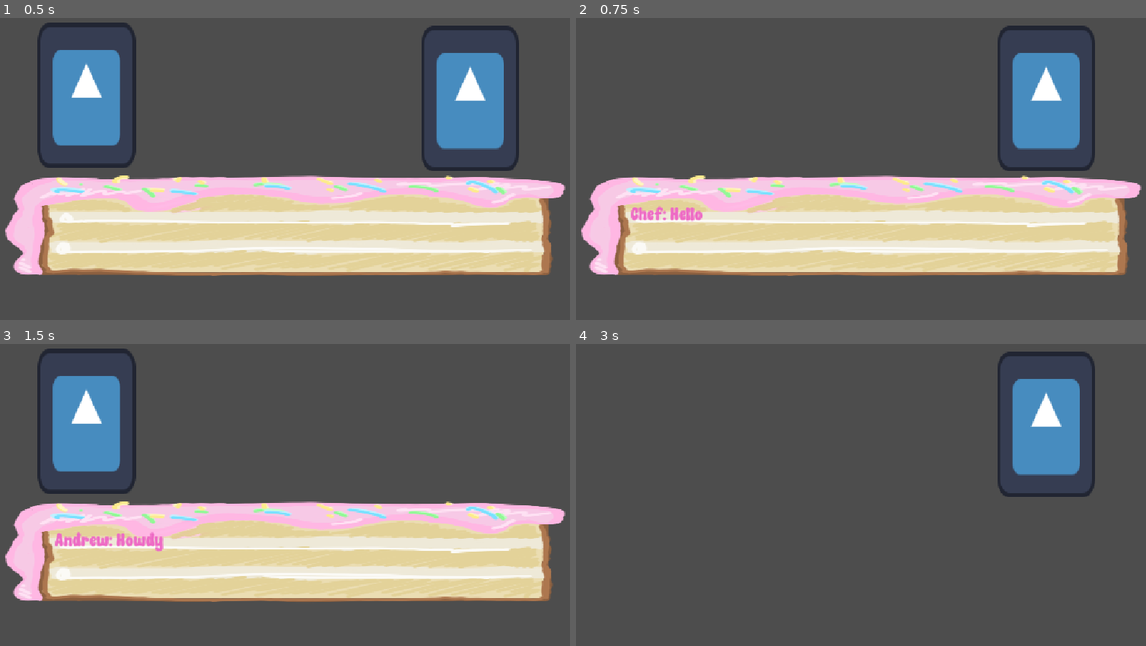
Above: before the commit, frames 1-4 (two rows, left to right).
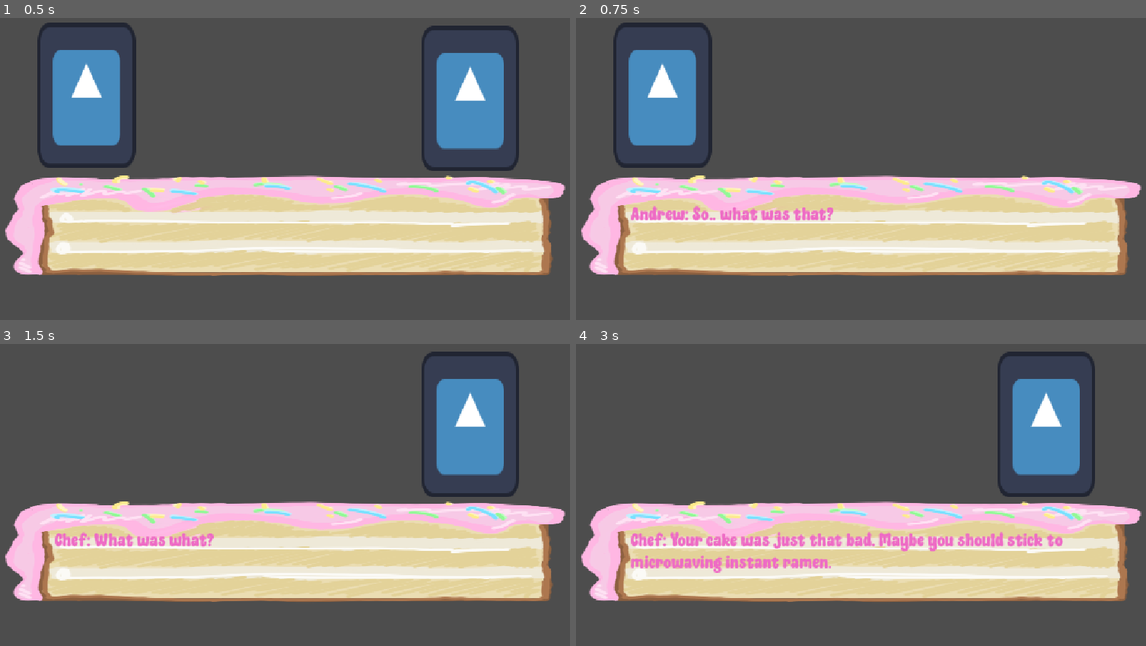
Above: after the commit, the same moments.

Repository: deanwinchestermygoat/Haven-Project
Game: Godot game, scene res://Dialogue.tscn
The game is run twice, just before and just after one commit, with the same random seed, the same clock (stepped at 60 frames per second) and the same inputs. Before the commit the project starts from res://node_2d.tscn. The engine's default icon, where the game draws it, is replaced by a stand-in: a white triangle on a blue panel in a dark square.
Inputs (mouse positions are in pixels of both pictures, inside the frame that each line leads up to):
- Up to frame 1 (0.5 s): no input
- Up to frame 2 (0.75 s): tap Enter (ui_accept) at 0.5 s; move the mouse to (872, 235) at 0.52 s; hold D (moveright) from 0.53 s (still down); click (872, 235) at 0.6 s
- Up to frame 3 (1.5 s): keep holding D (moveright); tap Enter (ui_accept) at 0.77, 1.25 s; move the mouse to (165, 491) at 1.27 s; click (165, 491) at 1.35 s
- Up to frame 4 (3 s): tap Enter (ui_accept) at 1.52, 2, 2.75 s; move the mouse to (923, 398) at 2.02 s; release D (moveright) at 2.03 s; hold A (moveleft) 2.03-2.78 s; click (923, 398) at 2.1 s; move the mouse to (832, 543) at 2.77 s; hold D (moveright) from 2.78 s (still down); click (832, 543) at 2.85 s

Frame 1 is identical in both runs. In frame 2, 11% of the frame differs, in the area x 6-92%, y 1-68%; in frame 3, 10%; in frame 4, 31%, in the area x 0-100%, y 52-86%.

Commit message:
i did stuff

Diff:
--- a/node_2d.tscn
+++ b/Dialogue.tscn
@@ -6,38 +6,68 @@
 [ext_resource type="Texture2D" uid="uid://dbu8rkjf88w6w" path="res://chocolate caku.png" id="2_epypp"]
 [ext_resource type="Texture2D" uid="uid://4q335xxs2p" path="res://icon.svg" id="5_q6r6c"]
 
-[sub_resource type="GDScript" id="GDScript_xwgne"]
+[sub_resource type="GDScript" id="GDScript_5h13y"]
+resource_name = "First"
 script/source = "extends RichTextLabel
-var text_number = 0
+var text_number = -1
 var click_state = false
+var waiting_for_choice = false
 @onready var text_box: TextureRect = $\"../Text Box\"
 @onready var rich_text_label: RichTextLabel = $\".\"
 @onready var button: Button = $\"../Button\"
 @onready var button_2: Button = $\"../Button2\"
 @onready var andrew_image: TextureRect = $\"../TextureRect2\"
 @onready var chef_image: TextureRect = $\"../TextureRect3\"
-var text_content1: Array[String] = [\"Andrew: Hi\",\"Chef: Hello\", \"Andrew: Howdy\", \"Chef: Hola\" ]
+var text_content1: Array = [
+		\"Andrew: So.. what was that?\",
+		\"Chef: What was what?\",
+		\"Andrew: How'd you win a baking competition with SOUP?\",
+		\"Chef: Your cake was just that bad. Maybe you should stick to microwaving instant ramen.\",
+		\"[exit_chef]\",
+		\"Andrew: Wow. I guess I just have to bake the best cake in the world to prove him wrong!\",
+		\"Andrew: Now where to start…\",
+		\"[fade_kitchen]\",
+		\"Andrew: So it says right here.. Best cake recipes for experienced bakers.\",
+		\"Andrew: I'm an experienced baker right?\",
+		\"[choice]\",
+	]
 var speaker_name = \"\"
 # Called when the node enters the scene tree for the first time.
 func _ready() -> void:
 	button.hide()
 	button_2.hide()
-
+	button.pressed.connect(_on_choice.bind(true))
+	button_2.pressed.connect(_on_choice.bind(false))
+func _on_choice(yes: bool) -> void:
+	waiting_for_choice = false
+	button.hide()
+	button_2.hide()
+	text_content1 = [\"Andrew: Alright! Looks like the first ingredient is milk.\"] if yes else [\"Andrew: What?? Alright then.. Top 10 easy dessert recipes for dummies..\"]
+	text_number = -1
+	click_state = true
 
 
 # Called every frame. 'delta' is the elapsed time since the previous frame.
 func _process(delta: float) -> void:
-	if Input.is_action_just_pressed(\"leftclick\"):
+	if Input.is_action_just_pressed(\"leftclick\") and not waiting_for_choice:
 		click_state = not click_state
 	if click_state == true:
 		text_number+=1
 		click_state = not click_state
-		if text_number>3:
+		if text_number>=text_content1.size():
 			rich_text_label.hide()
 			text_box.hide()
+			andrew_image.hide()
+			chef_image.hide()
 			text_number = 0
 		else:
 			text = text_content1[text_number]
+			if text == \"[choice]\":
+				text = text_content1[text_number - 1]
+				waiting_for_choice = true
+				button.show()
+				button_2.show()
+				return
 			speaker_name = text_content1[text_number].get_slice(\" \", 0)
 			if speaker_name == \"Andrew:\":
 				chef_image.hide()
@@ -45,10 +75,6 @@
 			elif speaker_name == \"Chef:\":
 				andrew_image.hide()
 				chef_image.show()
-			else:
-				andrew_image.hide()
-				chef_image.hide()
-
 
 
 
@@ -88,7 +114,7 @@
 theme_override_colors/default_color = Color(0.93333334, 0.41960785, 0.77254903, 1)
 theme_override_fonts/normal_font = ExtResource("2_0hol4")
 theme_override_font_sizes/normal_font_size = 30
-script = SubResource("GDScript_xwgne")
+script = SubResource("GDScript_5h13y")
 
 [node name="Button2" type="Button" parent="Text Interactions" unique_id=848184376]
 offset_left = 106.0
--- /dev/null
+++ b/Dialogue2.tscn
@@ -0,0 +1,65 @@
+[gd_scene format=3 uid="uid://cjx7e44bygfy5"]
+
+[ext_resource type="Texture2D" uid="uid://cn73fqixhqacx" path="res://text box.png" id="1_kefg3"]
+[ext_resource type="Texture2D" uid="uid://dbu8rkjf88w6w" path="res://chocolate caku.png" id="2_m8ffq"]
+[ext_resource type="FontFile" uid="uid://c8xlyi24xpfu4" path="res://SugarFlareDemoRegular-4nGED.otf" id="3_g4lbu"]
+[ext_resource type="Texture2D" uid="uid://ddydn6u84r4e4" path="res://strawberry caku.png" id="4_ys4ex"]
+[ext_resource type="Texture2D" uid="uid://4q335xxs2p" path="res://icon.svg" id="5_3k16q"]
+
+[node name="Text Aspect" type="Node2D" unique_id=799201127]
+
+[node name="Text Interactions" type="Node" parent="." unique_id=1288048653]
+
+[node name="Text Box" type="TextureRect" parent="Text Interactions" unique_id=2005708932]
+offset_left = -124.0
+offset_top = 246.0
+offset_right = 2103.4192
+offset_bottom = 1249.2258
+scale = Vector2(0.62, 0.62)
+texture = ExtResource("1_kefg3")
+expand_mode = 3
+
+[node name="Button" type="Button" parent="Text Interactions" unique_id=370140371]
+offset_left = 594.0
+offset_top = 194.0
+offset_right = 1028.0
+offset_bottom = 758.0
+icon = ExtResource("2_m8ffq")
+flat = true
+expand_icon = true
+
+[node name="RichTextLabel" type="RichTextLabel" parent="Text Interactions" unique_id=1680083397]
+anchors_preset = -1
+anchor_top = 0.5
+anchor_right = 0.97200006
+anchor_bottom = 0.79
+offset_left = 132.0
+offset_top = 104.0
+offset_right = -73.74402
+offset_bottom = 37.079987
+theme_override_colors/default_color = Color(0.93333334, 0.41960785, 0.77254903, 1)
+theme_override_fonts/normal_font = ExtResource("3_g4lbu")
+theme_override_font_sizes/normal_font_size = 30
+
+[node name="Button2" type="Button" parent="Text Interactions" unique_id=848184376]
+offset_left = 106.0
+offset_top = 288.0
+offset_right = 522.0
+offset_bottom = 901.0
+icon = ExtResource("4_ys4ex")
+flat = true
+expand_icon = true
+
+[node name="TextureRect2" type="TextureRect" parent="Text Interactions" unique_id=414696465]
+offset_left = 100.0
+offset_top = 85.0
+offset_right = 285.0
+offset_bottom = 361.0
+texture = ExtResource("5_3k16q")
+
+[node name="TextureRect3" type="TextureRect" parent="Text Interactions" unique_id=58447825]
+offset_left = 826.0
+offset_top = 91.0
+offset_right = 1011.0
+offset_bottom = 367.0
+texture = ExtResource("5_3k16q")
--- /dev/null
+++ b/Dialogue3.tscn
@@ -0,0 +1,65 @@
+[gd_scene format=3 uid="uid://pqrgj7xwv5uc"]
+
+[ext_resource type="Texture2D" uid="uid://cn73fqixhqacx" path="res://text box.png" id="1_q0h8s"]
+[ext_resource type="Texture2D" uid="uid://dbu8rkjf88w6w" path="res://chocolate caku.png" id="2_wgjs5"]
+[ext_resource type="FontFile" uid="uid://c8xlyi24xpfu4" path="res://SugarFlareDemoRegular-4nGED.otf" id="3_3mc1j"]
+[ext_resource type="Texture2D" uid="uid://ddydn6u84r4e4" path="res://strawberry caku.png" id="4_k362u"]
+[ext_resource type="Texture2D" uid="uid://4q335xxs2p" path="res://icon.svg" id="5_bprgn"]
+
+[node name="Text Aspect" type="Node2D" unique_id=799201127]
+
+[node name="Text Interactions" type="Node" parent="." unique_id=1288048653]
+
+[node name="Text Box" type="TextureRect" parent="Text Interactions" unique_id=2005708932]
+offset_left = -124.0
+offset_top = 246.0
+offset_right = 2103.4192
+offset_bottom = 1249.2258
+scale = Vector2(0.62, 0.62)
+texture = ExtResource("1_q0h8s")
+expand_mode = 3
+
+[node name="Button" type="Button" parent="Text Interactions" unique_id=370140371]
+offset_left = 594.0
+offset_top = 194.0
+offset_right = 1028.0
+offset_bottom = 758.0
+icon = ExtResource("2_wgjs5")
+flat = true
+expand_icon = true
+
+[node name="RichTextLabel" type="RichTextLabel" parent="Text Interactions" unique_id=1680083397]
+anchors_preset = -1
+anchor_top = 0.5
+anchor_right = 0.97200006
+anchor_bottom = 0.79
+offset_left = 132.0
+offset_top = 104.0
+offset_right = -73.74402
+offset_bottom = 37.079987
+theme_override_colors/default_color = Color(0.93333334, 0.41960785, 0.77254903, 1)
+theme_override_fonts/normal_font = ExtResource("3_3mc1j")
+theme_override_font_sizes/normal_font_size = 30
+
+[node name="Button2" type="Button" parent="Text Interactions" unique_id=848184376]
+offset_left = 106.0
+offset_top = 288.0
+offset_right = 522.0
+offset_bottom = 901.0
+icon = ExtResource("4_k362u")
+flat = true
+expand_icon = true
+
+[node name="TextureRect2" type="TextureRect" parent="Text Interactions" unique_id=414696465]
+offset_left = 100.0
+offset_top = 85.0
+offset_right = 285.0
+offset_bottom = 361.0
+texture = ExtResource("5_bprgn")
+
+[node name="TextureRect3" type="TextureRect" parent="Text Interactions" unique_id=58447825]
+offset_left = 826.0
+offset_top = 91.0
+offset_right = 1011.0
+offset_bottom = 367.0
+texture = ExtResource("5_bprgn")
--- /dev/null
+++ b/Dialogue4.tscn
@@ -0,0 +1,128 @@
+[gd_scene format=3 uid="uid://dym1a4wnsrx71"]
+
+[ext_resource type="Texture2D" uid="uid://cn73fqixhqacx" path="res://text box.png" id="1_5h13y"]
+[ext_resource type="Texture2D" uid="uid://dbu8rkjf88w6w" path="res://chocolate caku.png" id="2_ugwn2"]
+[ext_resource type="FontFile" uid="uid://c8xlyi24xpfu4" path="res://SugarFlareDemoRegular-4nGED.otf" id="3_8v3wp"]
+[ext_resource type="Texture2D" uid="uid://ddydn6u84r4e4" path="res://strawberry caku.png" id="4_vwyeh"]
+[ext_resource type="Texture2D" uid="uid://4q335xxs2p" path="res://icon.svg" id="5_lf4sj"]
+
+[sub_resource type="GDScript" id="GDScript_xwgne"]
+script/source = "extends RichTextLabel
+var text_number = 0
+var click_state = false
+@onready var text_box: TextureRect = $\"../Text Box\"
+@onready var rich_text_label: RichTextLabel = $\".\"
+@onready var button: Button = $\"../Button\"
+@onready var button_2: Button = $\"../Button2\"
+@onready var andrew_image: TextureRect = $\"../TextureRect2\"
+@onready var chef_image: TextureRect = $\"../TextureRect3\"
+var text_content1: Array[String] = [
+		\"Andrew: So.. what was that?\",
+		\"Chef: What was what?\",
+		\"Andrew: How'd you win a baking competition with SOUP?\",
+		\"Chef: Your cake was just that bad. Maybe you should stick to microwaving instant ramen.\",
+		\"[exit_chef]\",
+		\"Andrew: Wow. I guess I just have to bake the best cake in the world to prove him wrong!\",
+		\"Andrew: Now where to start…\",
+		\"[fade_kitchen]\",
+		\"Andrew: So it says right here.. Best cake recipes for experienced bakers.\",
+		\"Andrew: I'm an experienced baker right?\",
+		\"[choice]\",
+	]
+var speaker_name = \"\"
+# Called when the node enters the scene tree for the first time.
+func _ready() -> void:
+	button.hide()
+	button_2.hide()
+
+
+
+# Called every frame. 'delta' is the elapsed time since the previous frame.
+func _process(delta: float) -> void:
+	if Input.is_action_just_pressed(\"leftclick\"):
+		click_state = not click_state
+	if click_state == true:
+		text_number+=1
+		click_state = not click_state
+		if text_number>3:
+			rich_text_label.hide()
+			text_box.hide()
+			andrew_image.hide()
+			chef_image.hide()
+			text_number = 0
+		else:
+			text = text_content1[text_number]
+			speaker_name = text_content1[text_number].get_slice(\" \", 0)
+			if speaker_name == \"Andrew:\":
+				chef_image.hide()
+				andrew_image.show()
+			elif speaker_name == \"Chef:\":
+				andrew_image.hide()
+				chef_image.show()
+			else:
+				andrew_image.hide()
+				chef_image.hide()
+
+
+
+
+"
+
+[node name="Text Aspect" type="Node2D" unique_id=799201127]
+
+[node name="Text Interactions" type="Node" parent="." unique_id=1288048653]
+
+[node name="Text Box" type="TextureRect" parent="Text Interactions" unique_id=2005708932]
+offset_left = -124.0
+offset_top = 246.0
+offset_right = 2103.4192
+offset_bottom = 1249.2258
+scale = Vector2(0.62, 0.62)
+texture = ExtResource("1_5h13y")
+expand_mode = 3
+
+[node name="Button" type="Button" parent="Text Interactions" unique_id=370140371]
+offset_left = 594.0
+offset_top = 194.0
+offset_right = 1028.0
+offset_bottom = 758.0
+icon = ExtResource("2_ugwn2")
+flat = true
+expand_icon = true
+
+[node name="RichTextLabel" type="RichTextLabel" parent="Text Interactions" unique_id=1680083397]
+anchors_preset = -1
+anchor_top = 0.5
+anchor_right = 0.97200006
+anchor_bottom = 0.79
+offset_left = 132.0
+offset_top = 104.0
+offset_right = -73.74402
+offset_bottom = 37.079987
+theme_override_colors/default_color = Color(0.93333334, 0.41960785, 0.77254903, 1)
+theme_override_fonts/normal_font = ExtResource("3_8v3wp")
+theme_override_font_sizes/normal_font_size = 30
+script = SubResource("GDScript_xwgne")
+
+[node name="Button2" type="Button" parent="Text Interactions" unique_id=848184376]
+offset_left = 106.0
+offset_top = 288.0
+offset_right = 522.0
+offset_bottom = 901.0
+icon = ExtResource("4_vwyeh")
+flat = true
+expand_icon = true
+
+[node name="TextureRect2" type="TextureRect" parent="Text Interactions" unique_id=414696465]
+offset_left = 100.0
+offset_top = 85.0
+offset_right = 285.0
+offset_bottom = 361.0
+texture = ExtResource("5_lf4sj")
+
+[node name="TextureRect3" type="TextureRect" parent="Text Interactions" unique_id=58447825]
+offset_left = 826.0
+offset_top = 91.0
+offset_right = 1011.0
+offset_bottom = 367.0
+texture = ExtResource("5_lf4sj")
--- a/level_3.tscn
+++ b/Flour.tscn
@@ -23,5 +23,6 @@
 shape = SubResource("RectangleShape2D_pxqgl")
 
 [node name="Main_player#3" parent="." unique_id=1284068795 instance=ExtResource("3_16pka")]
+position = Vector2(80, 65)
 
 [connection signal="body_entered" from="Sprite2D/thrid" to="Main_player#3" method="_on_thrid_body_entered"]
--- /dev/null
+++ b/QTE2.tscn
@@ -0,0 +1,40 @@
+[gd_scene format=3 uid="uid://ctv65oqqc5o12"]
+
+[ext_resource type="Script" uid="uid://d3880l1mi8y1t" path="res://qtebar.gd" id="1_ribk4"]
+[ext_resource type="Texture2D" uid="uid://oqkjrvwq15rj" path="res://skillcheck5.png" id="2_yxlc3"]
+[ext_resource type="Texture2D" uid="uid://bvxknp4vqa0iy" path="res://whisk.png" id="3_07p3t"]
+
+[node name="QTE" type="Node2D" unique_id=1548456441]
+script = ExtResource("1_ribk4")
+
+[node name="QTE bar" type="Node" parent="." unique_id=428109476]
+
+[node name="background" type="Sprite2D" parent="QTE bar" unique_id=2110196344]
+position = Vector2(687, 984)
+texture = ExtResource("2_yxlc3")
+
+[node name="pointer" type="Sprite2D" parent="QTE bar" unique_id=431120598]
+position = Vector2(613.8146, 252.5469)
+scale = Vector2(0.4138092, 0.5967158)
+texture = ExtResource("3_07p3t")
+
+[node name="start" type="Marker2D" parent="QTE bar" unique_id=1109363709]
+position = Vector2(205, 524)
+
+[node name="end" type="Marker2D" parent="QTE bar" unique_id=1679847407]
+position = Vector2(952, 518)
+
+[node name="safestartpos" type="Marker2D" parent="QTE bar" unique_id=1734858350]
+position = Vector2(455, 525)
+
+[node name="safeendpos" type="Marker2D" parent="QTE bar" unique_id=1000599338]
+position = Vector2(705, 524)
+
+[node name="scorecounter" type="RichTextLabel" parent="QTE bar" unique_id=1496677979]
+custom_minimum_size = Vector2(1.015, 0)
+offset_left = 418.0
+offset_top = 52.0
+offset_right = 780.0
+offset_bottom = 163.0
+theme_override_font_sizes/normal_font_size = 60
+text = "Score: 0"
--- /dev/null
+++ b/QTE3.tscn
@@ -0,0 +1,40 @@
+[gd_scene format=3 uid="uid://dh2dtucyiisd2"]
+
+[ext_resource type="Script" uid="uid://d3880l1mi8y1t" path="res://qtebar.gd" id="1_7dxii"]
+[ext_resource type="Texture2D" uid="uid://oqkjrvwq15rj" path="res://skillcheck5.png" id="2_610y4"]
+[ext_resource type="Texture2D" uid="uid://bvxknp4vqa0iy" path="res://whisk.png" id="3_0wc6q"]
+
+[node name="QTE" type="Node2D" unique_id=1548456441]
+script = ExtResource("1_7dxii")
+
+[node name="QTE bar" type="Node" parent="." unique_id=428109476]
+
+[node name="background" type="Sprite2D" parent="QTE bar" unique_id=2110196344]
+position = Vector2(687, 984)
+texture = ExtResource("2_610y4")
+
+[node name="pointer" type="Sprite2D" parent="QTE bar" unique_id=431120598]
+position = Vector2(613.8146, 252.5469)
+scale = Vector2(0.4138092, 0.5967158)
+texture = ExtResource("3_0wc6q")
+
+[node name="start" type="Marker2D" parent="QTE bar" unique_id=1109363709]
+position = Vector2(205, 524)
+
+[node name="end" type="Marker2D" parent="QTE bar" unique_id=1679847407]
+position = Vector2(952, 518)
+
+[node name="safestartpos" type="Marker2D" parent="QTE bar" unique_id=1734858350]
+position = Vector2(455, 525)
+
+[node name="safeendpos" type="Marker2D" parent="QTE bar" unique_id=1000599338]
+position = Vector2(705, 524)
+
+[node name="scorecounter" type="RichTextLabel" parent="QTE bar" unique_id=1496677979]
+custom_minimum_size = Vector2(1.015, 0)
+offset_left = 418.0
+offset_top = 52.0
+offset_right = 780.0
+offset_bottom = 163.0
+theme_override_font_sizes/normal_font_size = 60
+text = "Score: 0"
--- a/project.godot
+++ b/project.godot
@@ -10,8 +10,8 @@
 
 [application]
 
-config/name="New Game Project"
-run/main_scene="res://node_2d.tscn"
+config/name="Haven Project Real"
+run/main_scene="res://Dialogue.tscn"
 config/features=PackedStringArray("4.7", "GL Compatibility")
 config/icon="res://icon.svg"
 
--- /dev/null
+++ b/text_aspect_2.tscn
@@ -0,0 +1,127 @@
+[gd_scene format=3 uid="uid://cfu1anlcy36mi"]
+
+[ext_resource type="Texture2D" uid="uid://cn73fqixhqacx" path="res://text box.png" id="1_0743d"]
+[ext_resource type="Texture2D" uid="uid://dbu8rkjf88w6w" path="res://chocolate caku.png" id="2_tukts"]
+[ext_resource type="FontFile" uid="uid://c8xlyi24xpfu4" path="res://SugarFlareDemoRegular-4nGED.otf" id="3_v5trg"]
+[ext_resource type="Texture2D" uid="uid://ddydn6u84r4e4" path="res://strawberry caku.png" id="4_d5loq"]
+[ext_resource type="Texture2D" uid="uid://4q335xxs2p" path="res://icon.svg" id="5_paboe"]
+
+[sub_resource type="GDScript" id="GDScript_xwgne"]
+script/source = "extends RichTextLabel
+var text_number = 0
+var click_state = false
+@onready var text_box: TextureRect = $\"../Text Box\"
+@onready var rich_text_label: RichTextLabel = $\".\"
+@onready var button: Button = $\"../Button\"
+@onready var button_2: Button = $\"../Button2\"
+@onready var andrew_image: TextureRect = $\"../TextureRect2\"
+@onready var chef_image: TextureRect = $\"../TextureRect3\"
+var text_content1: Array[String] = [
+		\"Andrew: So.. what was that?\",
+		\"Chef: What was what?\",
+		\"Andrew: How'd you win a baking competition with SOUP?\",
+		\"Chef: Your cake was just that bad. Maybe you should stick to microwaving instant ramen.\",
+		\"[exit_chef]\",
+		\"Andrew: Wow. I guess I just have to bake the best cake in the world to prove him wrong!\",
+		\"Andrew: Now where to start…\",
+		\"Andrew: So it says right here.. Best cake recipes for experienced bakers.\",
+		\"Andrew: I'm an experienced baker right?\",
+		\"[choice]\",
+	]
+var speaker_name = \"\"
+# Called when the node enters the scene tree for the first time.
+func _ready() -> void:
+	button.hide()
+	button_2.hide()
+
+
+
+# Called every frame. 'delta' is the elapsed time since the previous frame.
+func _process(delta: float) -> void:
+	if Input.is_action_just_pressed(\"leftclick\"):
+		click_state = not click_state
+	if click_state == true:
+		text_number+=1
+		click_state = not click_state
+		if text_number>3:
+			rich_text_label.hide()
+			text_box.hide()
+			andrew_image.hide()
+			chef_image.hide()
+			text_number = 0
+		else:
+			text = text_content1[text_number]
+			speaker_name = text_content1[text_number].get_slice(\" \", 0)
+			if speaker_name == \"Andrew:\":
+				chef_image.hide()
+				andrew_image.show()
+			elif speaker_name == \"Chef:\":
+				andrew_image.hide()
+				chef_image.show()
+			else:
+				andrew_image.hide()
+				chef_image.hide()
+
+
+
+
+"
+
+[node name="Text Aspect2" type="Node2D" unique_id=799201127]
+
+[node name="Text Interactions" type="Node" parent="." unique_id=1288048653]
+
+[node name="Text Box" type="TextureRect" parent="Text Interactions" unique_id=2005708932]
+offset_left = -124.0
+offset_top = 246.0
+offset_right = 2103.4192
+offset_bottom = 1249.2258
+scale = Vector2(0.62, 0.62)
+texture = ExtResource("1_0743d")
+expand_mode = 3
+
+[node name="Button" type="Button" parent="Text Interactions" unique_id=370140371]
+offset_left = 594.0
+offset_top = 194.0
+offset_right = 1028.0
+offset_bottom = 758.0
+icon = ExtResource("2_tukts")
+flat = true
+expand_icon = true
+
+[node name="RichTextLabel" type="RichTextLabel" parent="Text Interactions" unique_id=1680083397]
+anchors_preset = -1
+anchor_top = 0.5
+anchor_right = 0.97200006
+anchor_bottom = 0.79
+offset_left = 132.0
+offset_top = 104.0
+offset_right = -73.74402
+offset_bottom = 37.079987
+theme_override_colors/default_color = Color(0.93333334, 0.41960785, 0.77254903, 1)
+theme_override_fonts/normal_font = ExtResource("3_v5trg")
+theme_override_font_sizes/normal_font_size = 30
+script = SubResource("GDScript_xwgne")
+
+[node name="Button2" type="Button" parent="Text Interactions" unique_id=848184376]
+offset_left = 106.0
+offset_top = 288.0
+offset_right = 522.0
+offset_bottom = 901.0
+icon = ExtResource("4_d5loq")
+flat = true
+expand_icon = true
+
+[node name="TextureRect2" type="TextureRect" parent="Text Interactions" unique_id=414696465]
+offset_left = 100.0
+offset_top = 85.0
+offset_right = 285.0
+offset_bottom = 361.0
+texture = ExtResource("5_paboe")
+
+[node name="TextureRect3" type="TextureRect" parent="Text Interactions" unique_id=58447825]
+offset_left = 826.0
+offset_top = 91.0
+offset_right = 1011.0
+offset_bottom = 367.0
+texture = ExtResource("5_paboe")
Not shown, removed: Eggs.mp3.import
Renamed: platforming_level_two.tscn -> Eggs.tscn
Not shown, removed: Flour.mp3.import
Renamed: node_2d3.tscn -> Milk.tscn
Renamed: node_2d2.tscn -> QTE.tscn
Not shown, removed: evil and intimidating horse.mp3.import
Not shown, removed: milk.mp3.import
Not shown, removed: Eggs.mp3
Not shown, removed: Flour.mp3
Not shown, removed: evil and intimidating horse.mp3
Not shown, removed: milk.mp3
